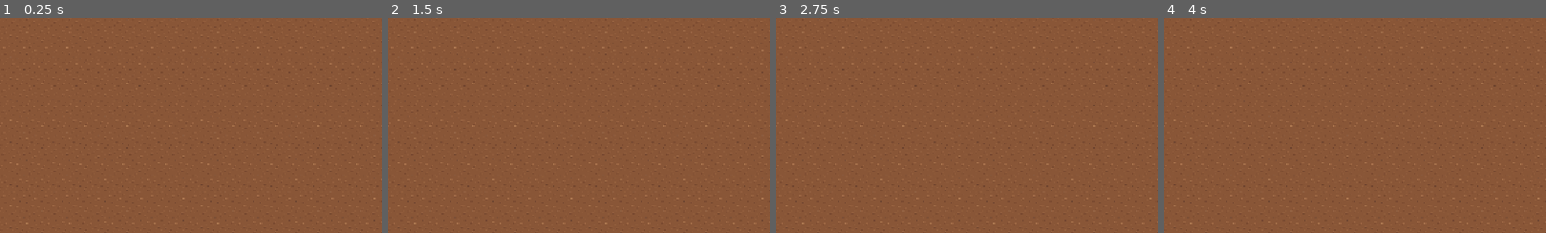
Above: before the commit, frames 1-4 (left to right).
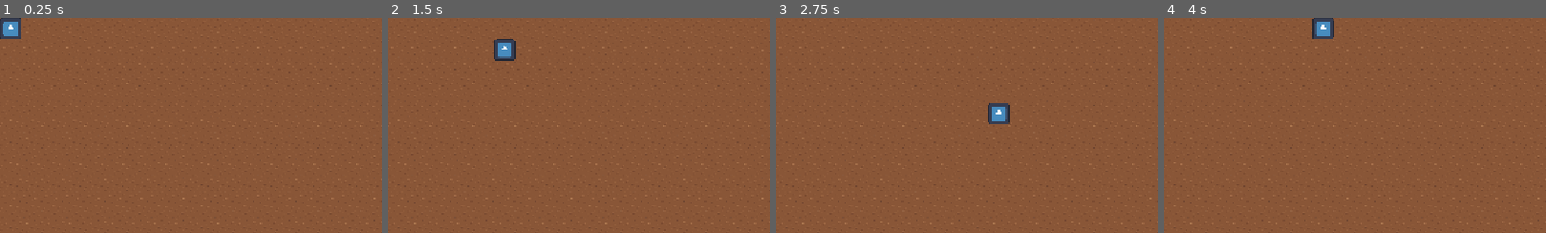
Above: after the commit, the same moments.

Repository: ocsarpo/dig-game
Game: Godot game, scene res://main.tscn
Two runs of this game, one before a commit and one after it. Both use one fixed random seed, a clock stepped at 60 frames per second and the inputs below. Before the commit the project has no main scene; this scene is started directly in both runs. The engine's default icon, where the game draws it, is replaced by a stand-in: a white triangle on a blue panel in a dark square.
Inputs:
- Up to frame 1 (0.25 s): no input
- Up to frame 2 (1.5 s): tap Enter at 0.5 s; hold Right (ui_right) 0.53-1.28 s; hold Down (ui_down) from 1.28 s (still down)
- Up to frame 3 (2.75 s): release Down (ui_down) at 2.03 s; hold Right (ui_right) from 2.03 s (still down)
- Up to frame 4 (4 s): release Right (ui_right) at 2.78 s; hold Up (ui_up) 2.78-3.53 s; hold Left (ui_left) from 3.53 s (still down)
The pictures show only the part of the screen within x 0-50%, y 0-50%; the shares and areas given below are measured in that part.

The runs differ from the first frame. In frame 1, 0.5% of the frame differs, in the area x 0-6%, y 0-10%; in frame 2, 0.6%, in the area x 27-34%, y 9-20%; in frame 3, 0.6%; in frame 4, 0.6%.

Commit message:
learn: add bounded grid movement with held input

Diff:
--- a/main.tscn
+++ b/main.tscn
@@ -1,6 +1,8 @@
 [gd_scene format=4 uid="uid://b1ijxqfeky34h"]
 
 [ext_resource type="Texture2D" uid="uid://qm8lqyaajr7g" path="res://tiles/dirt.png" id="1_ig7tw"]
+[ext_resource type="Script" uid="uid://cwhourcgb1ugh" path="res://player.gd" id="2_h2yge"]
+[ext_resource type="Texture2D" uid="uid://cukb31hncvw1v" path="res://icon.svg" id="3_1bvp3"]
 
 [sub_resource type="TileSetAtlasSource" id="TileSetAtlasSource_0xm2m"]
 texture = ExtResource("1_ig7tw")
@@ -17,3 +19,11 @@
 [node name="Ground" type="TileMapLayer" parent="." unique_id=719548083]
 tile_map_data = PackedByteArray("AAAAAAAAAAAAAAAAAAAAAAEAAAAAAAEAAAABAAAAAAABAAAAAAABAAEAAAABAAEAAAAAAAIAAAAAAAAAAAAAAA …(47152 unchanged characters)…
 tile_set = SubResource("TileSet_qnpof")
+
+[node name="Player" type="Node2D" parent="." unique_id=1215953796]
+position = Vector2(16, 16)
+script = ExtResource("2_h2yge")
+
+[node name="Sprite2D" type="Sprite2D" parent="Player" unique_id=1136636563]
+scale = Vector2(0.25, 0.25)
+texture = ExtResource("3_1bvp3")
--- /dev/null
+++ b/player.gd
@@ -0,0 +1,45 @@
+extends Node2D
+
+@onready var ground: TileMapLayer = $"../Ground"
+const TILE_SIZE: int = 32
+const MOVE_INTERVAL: float = 0.15
+
+var move_timer: float = 0.0
+
+# Called every frame. 'delta' is the elapsed time since the previous frame.
+# 60 FPS  → delta ≈ 1 / 60 ≈ 0.0167초
+# 120 FPS → delta ≈ 1 / 120 ≈ 0.0083초
+func _process(delta: float) -> void:
+	move_timer -= delta
+	if move_timer > 0:
+		return
+
+	var direction = Vector2.ZERO
+
+	if Input.is_action_pressed("ui_right"):
+		direction = Vector2.RIGHT
+	elif Input.is_action_pressed("ui_left"):
+		direction = Vector2.LEFT
+	elif Input.is_action_pressed("ui_down"):
+		direction = Vector2.DOWN
+	elif Input.is_action_pressed("ui_up"):
+		direction = Vector2.UP
+
+	# 입력이 아무것도 없을 때
+	if direction == Vector2.ZERO:
+		return
+
+	var next_position = position + direction * TILE_SIZE
+
+	if can_move_to(next_position):
+		position = next_position
+
+	move_timer = MOVE_INTERVAL
+
+
+func can_move_to(next_position: Vector2) -> bool:
+	var map_position = ground.local_to_map(next_position)
+	# 현재 사용 중인 타일 영역을 Rect2i로 돌려주는 get_used_rect()
+	var used_rect = ground.get_used_rect()
+
+	return used_rect.has_point(map_position)
--- a/project.godot
+++ b/project.godot
@@ -11,6 +11,7 @@
 [application]
 
 config/name="DigGame"
+run/main_scene="uid://b1ijxqfeky34h"
 config/features=PackedStringArray("4.7", "GL Compatibility")
 config/icon="res://icon.svg"
 
Not shown, added: player.gd.uid
Not shown, added: docs/devlog/2026-11-11.md
